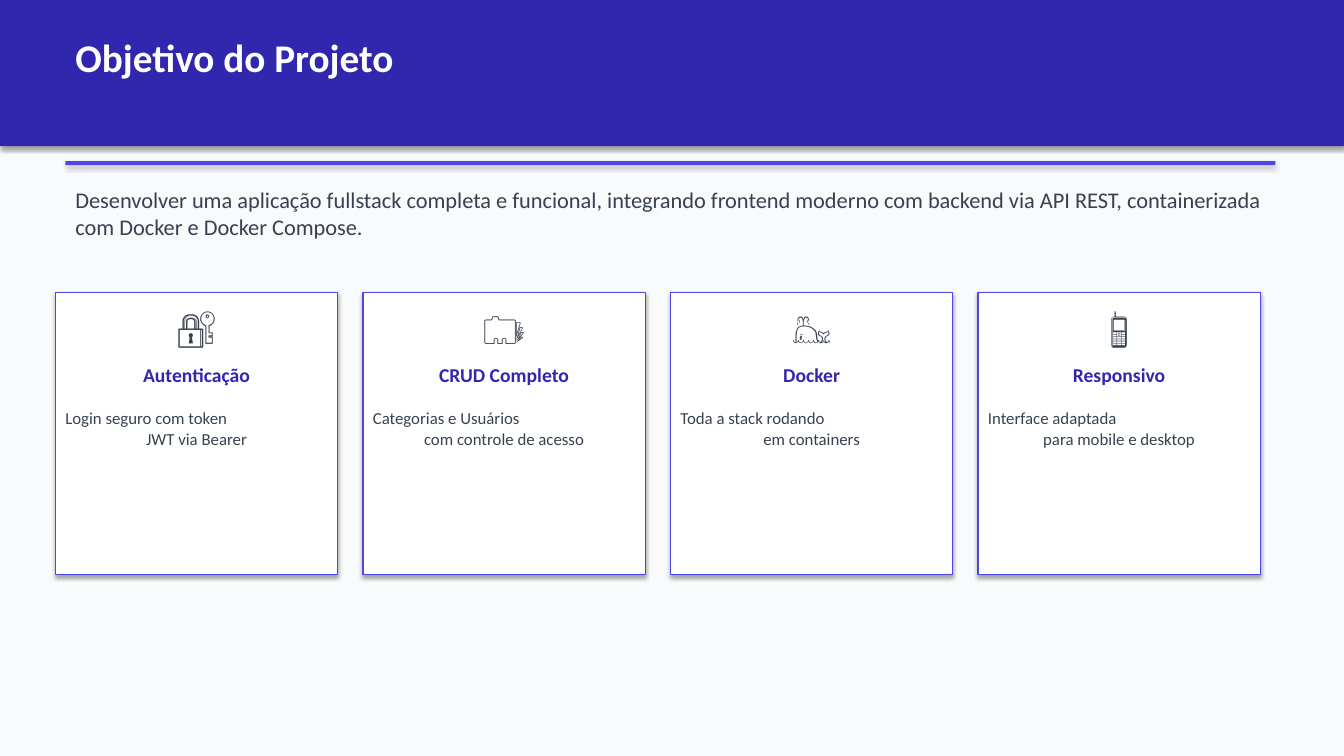
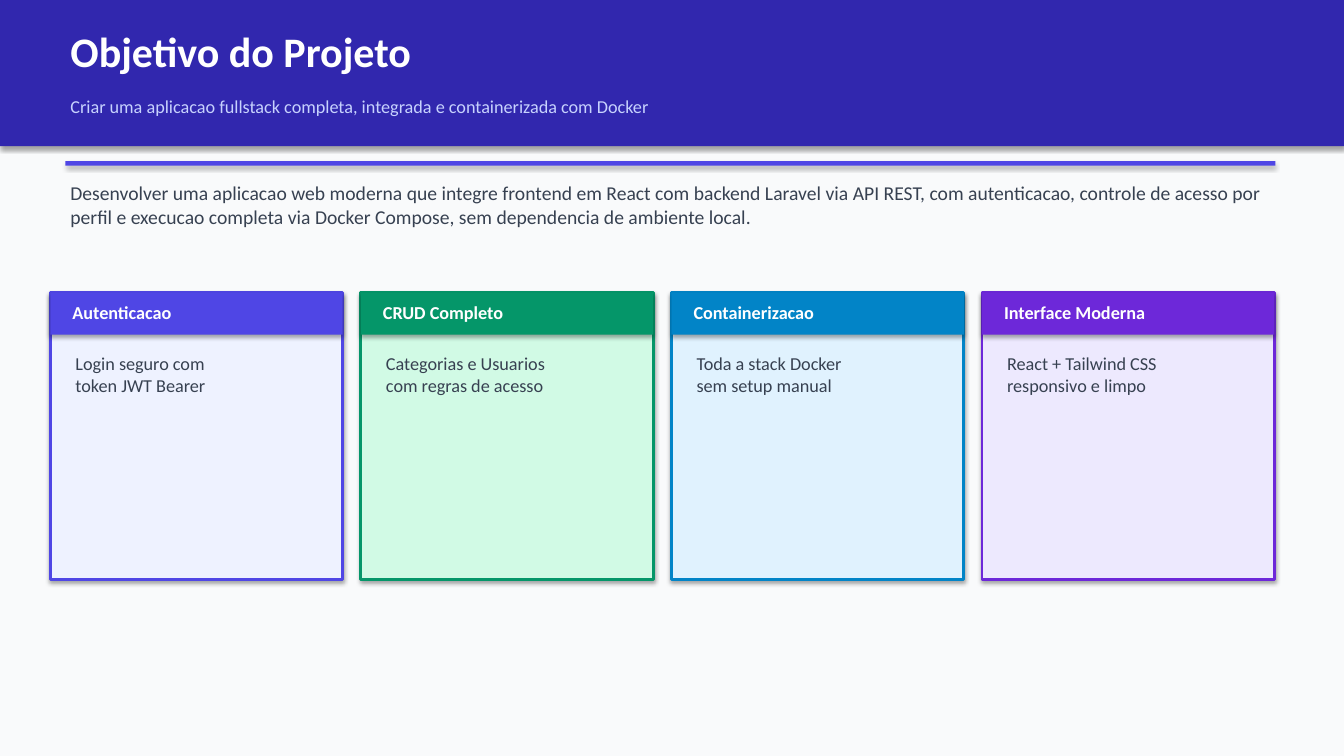
Before and after one commit to MuriloTBS/p2fullstack, a slide deck: slide 2 of Apresentacao_P2_FullStack.pptx. Drawn at 1344x756 pixels with LibreOffice and Linux fonts; fonts in the diff are those of the drawing. Boxes give left, top, right and bottom in pixels: in the first picture for what was removed or moved away, otherwise in the second. Text is boxed around its words. In the diff, an @@ line names an element or a change of style, - is before the commit and + after.

```diff
--- a/Apresentacao_P2_FullStack.pptx
+++ b/Apresentacao_P2_FullStack.pptx
@@ text "Objetivo do Projeto": place and size @@
-text "Objetivo do Projeto" at <box>75,44,393,79</box>
+text "Objetivo do Projeto" at <box>70,37,411,74</box>
@@ text "Objetivo do Projeto" at <box>70,37,411,74</box>: size 28 to 30 pt @@
@@ text added at <box>70,100,649,116</box>, 13 pt, text #C7D2FE @@
+Criar uma aplicacao fullstack completa, integrada e containerizada com Docker
@@ text at <box>70,186,1259,227</box>: text changed; size 16 to 14 pt @@
-Desenvolver uma aplicação fullstack completa e funcional, integrando frontend moderno com backend via API REST, containerizada com Docker e Docker Compose.
+Desenvolver uma aplicacao web moderna que integre frontend em React com backend Laravel via API REST, com autenticacao, controle de acesso por perfil e execucao completa via Docker Compose, sem dependencia de ambiente local.
@@ rectangle: place and size @@
-rectangle at <box>55,292,338,575</box>
+rectangle at <box>50,292,343,580</box>
@@ rectangle at <box>50,292,343,580</box>: fill #FFFFFF to #EEF2FF; outline #4F46E5 1 pt to #4F46E5 2 pt @@
@@ rectangle added at <box>50,292,343,335</box>, fill #4F46E5 @@
@@ text removed at <box>55,297,338,358</box> @@
-🔐
@@ rectangle: place and size @@
-rectangle at <box>363,292,645,575</box>
+rectangle at <box>361,292,653,580</box>
@@ rectangle at <box>361,292,653,580</box>: fill #FFFFFF to #D1FAE5; outline #4F46E5 1 pt to #059669 2 pt @@
@@ rectangle added at <box>361,292,653,335</box>, fill #059669 @@
@@ text removed at <box>363,297,645,358</box> @@
-🗂️
@@ text "CRUD Completo": place and size @@
-text "CRUD Completo" at <box>439,368,569,385</box>
+text "CRUD Completo" at <box>383,306,503,322</box>
@@ text "CRUD Completo" at <box>383,306,503,322</box>: size 14 to 13 pt, text colour #3127AE to #FFFFFF; alignment centre to left @@
@@ text removed at <box>670,297,953,358</box> @@
-🐳
@@ rectangle: place and size @@
-rectangle at <box>670,292,953,575</box>
+rectangle at <box>671,292,964,580</box>
@@ rectangle at <box>671,292,964,580</box>: fill #FFFFFF to #E0F2FE; outline #4F46E5 1 pt to #0284C7 2 pt @@
@@ rectangle added at <box>671,292,964,335</box>, fill #0284C7 @@
@@ text removed at <box>978,297,1260,358</box> @@
-📱
@@ rectangle: place and size @@
-rectangle at <box>978,292,1260,575</box>
+rectangle at <box>982,292,1274,580</box>
@@ rectangle at <box>982,292,1274,580</box>: fill #FFFFFF to #EDE9FE; outline #4F46E5 1 pt to #6D28D9 2 pt @@
@@ rectangle added at <box>982,292,1274,335</box>, fill #6D28D9 @@
@@ text added at <box>72,306,171,319</box>, 13 pt, text #FFFFFF, bold @@
+Autenticacao
@@ text added at <box>694,306,814,319</box>, 13 pt, text #FFFFFF, bold @@
+Containerizacao
@@ text added at <box>1004,306,1145,319</box>, 13 pt, text #FFFFFF, bold @@
+Interface Moderna
@@ text at <box>75,357,205,392</box>: text changed; size 12 to 13 pt @@
-Login seguro com token
-JWT via Bearer
+Login seguro com
+token JWT Bearer
@@ text at <box>386,357,545,395</box>: text changed; size 12 to 13 pt @@
-Categorias e Usuários
-com controle de acesso
+Categorias e Usuarios
+com regras de acesso
@@ text at <box>697,357,842,395</box>: text changed; size 12 to 13 pt @@
-Toda a stack rodando
-em containers
+Toda a stack Docker
+sem setup manual
@@ text at <box>1007,357,1156,395</box>: text changed; size 14 to 13 pt; text colour #3127AE to #374151; bold off @@
-Responsivo
+React + Tailwind CSS
+responsivo e limpo
@@ text removed at <box>143,368,250,386</box> @@
-Autenticação
@@ text removed at <box>783,368,840,382</box> @@
-Docker
@@ text removed at <box>988,412,1194,448</box> @@
-Interface adaptada
-para mobile e desktop
```
Also in this commit, not shown: 8 other slides changed, 1 slide added, 1 slide removed, 2 other files.
